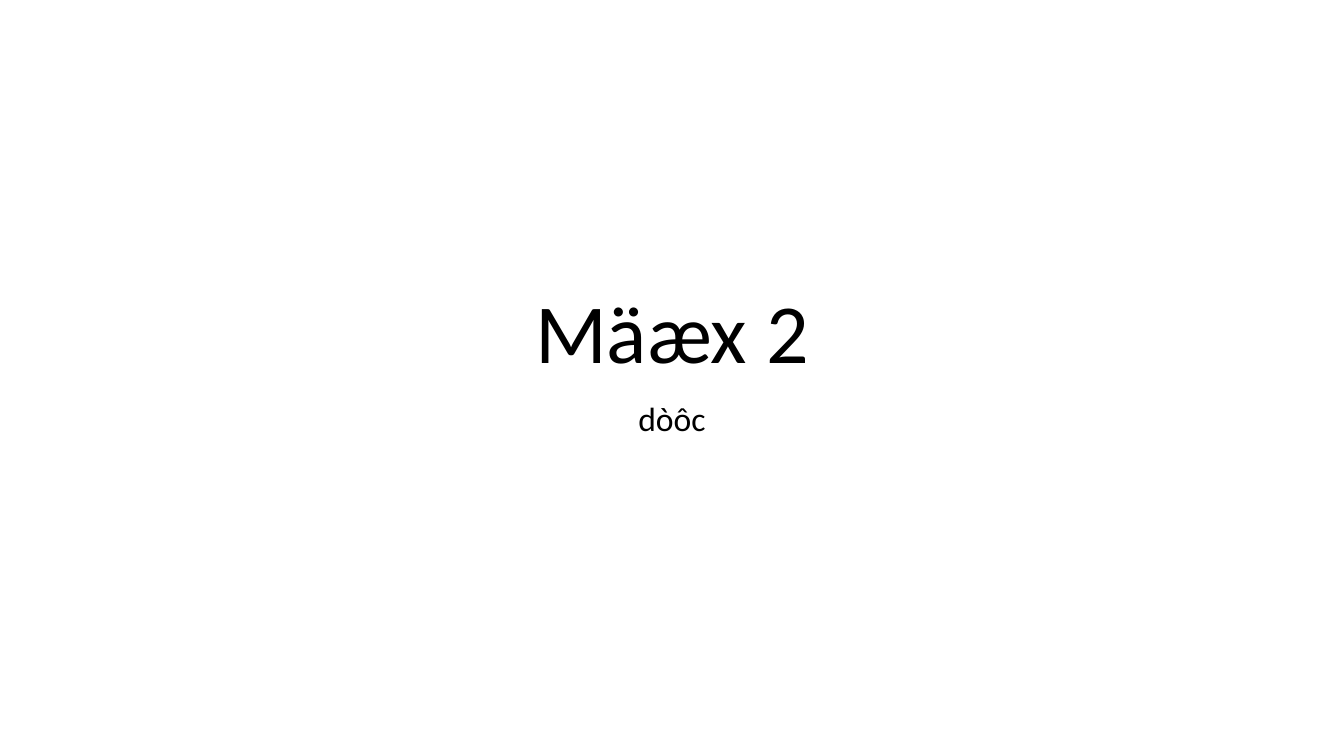
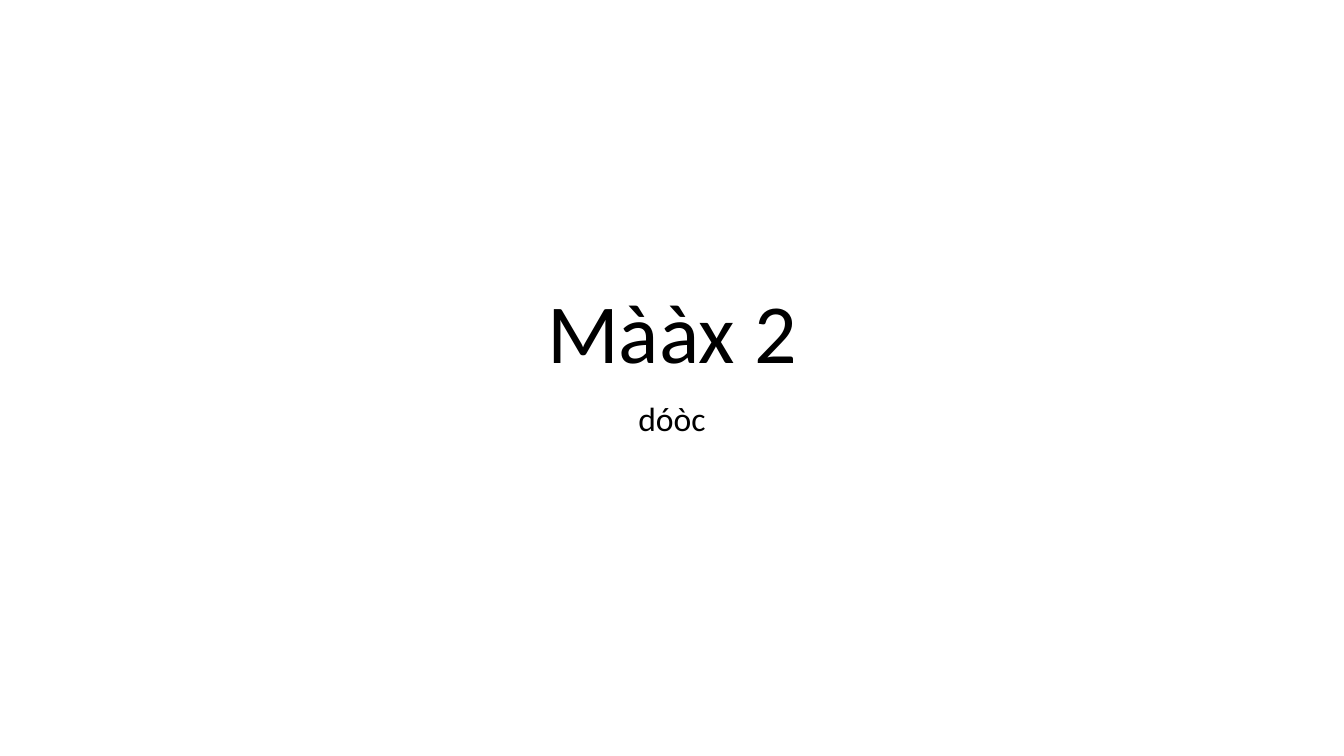
Before and after one commit to achakradhare/TestQA, a slide deck: slide 1 of New Microsoft PowerPoint Presentation_de.pptx. Drawn at 1344x756 pixels with LibreOffice and Linux fonts; fonts in the diff are those of the drawing. Boxes give left, top, right and bottom in pixels: in the first picture for what was removed or moved away, otherwise in the second. Text is boxed around its words. In the diff, an @@ line names an element or a change of style, - is before the commit and + after.

```diff
--- a/New Microsoft PowerPoint Presentation_de.pptx
+++ b/New Microsoft PowerPoint Presentation_de.pptx
@@ title at <box>547,305,797,364</box>: text changed @@
-Mäæx 2
+Mààx 2
@@ subtitle at <box>638,407,705,432</box>: text changed @@
-dòôc
+dóòc
```
Also in this commit, not shown: 13 other files.
